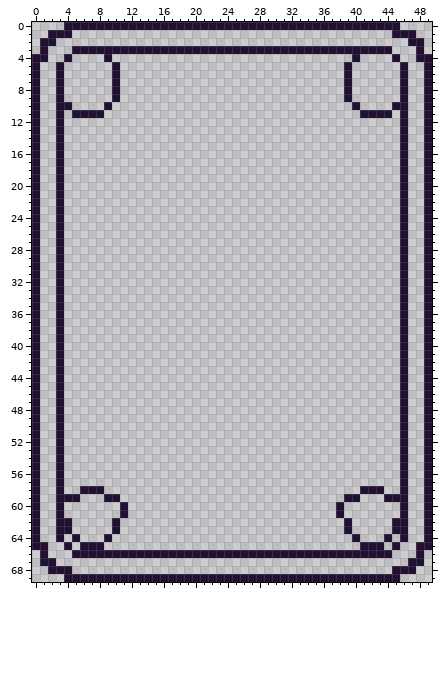
Two states of a pixel-art file, magic-card-game/assets/cards/textures/sprites/default_card.aseprite. Above, as it was before the edit.
50x70 pixels, 1 frame.
Now the later version:
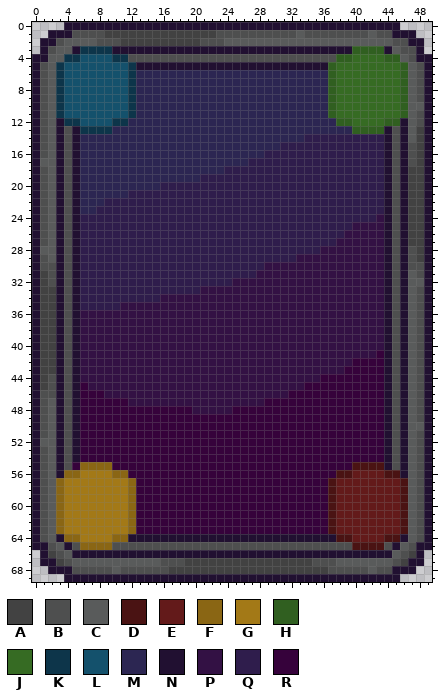
Palette (. is transparent): A #424242  B #4e4f4f  C #595b5b  D #4a1313  E #631a1a  F #8a6614  G #a37917  H #305f20  J #366b23  K #0d354a  L #14516c  M #2c2652  N #211031  P #331144  Q #2f1d4c  R #36023b
Edits made:
Changed rows in their new state; - is an unchanged pixel.
first column x 1:
 1 ----BBBBAAAAAAAAAAAAAABBBBBBBBBBCBBBBBBBBCBB----
 2 --BCCCCBBBAAAAAAAAAABBBCCCCCCCCCCCCCCCCCCCCCBB--
 3 -BCC-KKKK------------------------------HHHH-CBB-
 4 -CCKKLLLLKKBBBBBBBBBBBBBBBBBBBBBBBBBBHHJJJJHHCB-
 5 BCKLLLLLLLLKNNNNNNNNNNNNNNNNNNNNNNNNHJJJJJJJJHCB
 6 BCKLLLLLLLLKMMMMMMMMMMMMMMMMMMMMMMMMHJJJJJJJJHCB
 7 BCKLLLLLLLLKMMMMMMMMMMMMMMMMMMMMMMMMHJJJJJJJJHCB
 8 BCKLLLLLLLLKMMMMMMMMMMMMMMMMMMMMMMMMHJJJJJJJJHCB
 9 BCKLLLLLLLLKMMMMMMMMMMMMMMMMMMMMMMMMHJJJJJJJJHCB
10 BCKLLLLLLLLKMMMMMMMMMMMMMMMMMMMMMMMMHJJJJJJJJHCC
11 BCKLLLLLLLLKMMMMMMMMMMMMMMMMMMMMMMMMHJJJJJJJJHCB
12 BC-KKLLLLKKMMMMMMMMMMMMMMMMMMMMMMMMMMHHJJJJHH-CB
13 BC-BNKKKKMMMMMMMMMMMMMMMMMMMMMMMMMMMMMMHHHHNB-CA
14 BC-BNMMMMMMMMMMMMMMMMMMMMMMMMMMMMQQQQQQQQQQNB-CA
15 BC-BNMMMMMMMMMMMMMMMMMMMMMMMMMQQQQQQQQQQQQQNB-BA
16 BC-BNMMMMMMMMMMMMMMMMMMMMMMMQQQQQQQQQQQQQQQNB-BA
17 CC-BNMMMMMMMMMMMMMMMMMMMMMQQQQQQQQQQQQQQQQQNB-BA
18 BC-BNMMMMMMMMMMMMMMMMMMQQQQQQQQQQQQQQQQQQQQNB-AA
19 BC-BNMMMMMMMMMMMMMMMQQQQQQQQQQQQQQQQQQQQQQQNB-AA
20 BC-BNMMMMMMMMMMQQQQQQQQQQQQQQQQQQQQQQQQQQQQNB-AA
21 BC-BNMMMMMMQQQQQQQQQQQQQQQQQQQQQQQQQQQQQQQQNB-AA
22 BC-BNMMMQQQQQQQQQQQQQQQQQQQQQQQQQQQQQQQQQQQNB-AA
23 BC-BNMMQQQQQQQQQQQQQQQQQQQQQQQQQQQQQQQQQQQQNB-AA
24 BC-BNQQQQQQQQQQQQQQQQQQQQQQQQQQQQQQQQQQQQQPNB-AA
25 BC-BNQQQQQQQQQQQQQQQQQQQQQQQQQQQQQQQQQQPPPPNB-AA
26 BC-BNQQQQQQQQQQQQQQQQQQQQQQQQQQQQQQQQQPPPPPNB-AA
27 BC-BNQQQQQQQQQQQQQQQQQQQQQQQQQQQQQQQQPPPPPPNB-AA
28 CC-BNQQQQQQQQQQQQQQQQQQQQQQQQQQQQQQPPPPPPPPNB-BA
29 BC-BNQQQQQQQQQQQQQQQQQQQQQQQQQQQPPPPPPPPPPPNB-BA
30 BB-BNQQQQQQQQQQQQQQQQQQQQQQQPPPPPPPPPPPPPPPNB-BB
31 AB-BNQQQQQQQQQQQQQQQQQQQQQQPPPPPPPPPPPPPPPPNB-CB
32 AB-BNQQQQQQQQQQQQQQQQQQQPPPPPPPPPPPPPPPPPPPNB-CC
33 AA-BNQQQQQQQQQQQQQQQPPPPPPPPPPPPPPPPPPPPPPPNB-CB
34 AA-BNQQQQQQQQQQPPPPPPPPPPPPPPPPPPPPPPPPPPPPNB-CB
35 AA-BNQQQQQPPPPPPPPPPPPPPPPPPPPPPPPPPPPPPPPPNB-CB
36 AA-BNPPPPPPPPPPPPPPPPPPPPPPPPPPPPPPPPPPPPPPNB-CB
37 AA-BNPPPPPPPPPPPPPPPPPPPPPPPPPPPPPPPPPPPPPPNB-CB
38 AA-BNPPPPPPPPPPPPPPPPPPPPPPPPPPPPPPPPPPPPPPNB-CB
39 AA-BNPPPPPPPPPPPPPPPPPPPPPPPPPPPPPPPPPPPPPPNB-CB
40 AA-BNPPPPPPPPPPPPPPPPPPPPPPPPPPPPPPPPPPPPPPNB-CB
41 AA-BNPPPPPPPPPPPPPPPPPPPPPPPPPPPPPPPPPPPPPRNB-CB
42 AA-BNPPPPPPPPPPPPPPPPPPPPPPPPPPPPPPPPPPRRRRNB-CB
43 AA-BNPPPPPPPPPPPPPPPPPPPPPPPPPPPPPPPPPRRRRRNB-CB
44 AB-BNPPPPPPPPPPPPPPPPPPPPPPPPPPPPPPRRRRRRRRNB-CB
45 AB-BNRPPPPPPPPPPPPPPPPPPPPPPPPPPPRRRRRRRRRRNB-CB
46 BB-BNRRRPPPPPPPPPPPPPPPPPPPPPPPRRRRRRRRRRRRNB-CB
47 BC-BNRRRRRRPPPPPPPPPPPPPPPPPRRRRRRRRRRRRRRRNB-CB
48 BC-BNRRRRRRRRRRRRRRPPPPPRRRRRRRRRRRRRRRRRRRNB-CB
49 BC-BNRRRRRRRRRRRRRRRRRRRRRRRRRRRRRRRRRRRRRRNB-CB
50 BC-BNRRRRRRRRRRRRRRRRRRRRRRRRRRRRRRRRRRRRRRNB-CC
51 BC-BNRRRRRRRRRRRRRRRRRRRRRRRRRRRRRRRRRRRRRRNB-CB
52 CC-BNRRRRRRRRRRRRRRRRRRRRRRRRRRRRRRRRRRRRRRNB-CB
53 BC-BNRRRRRRRRRRRRRRRRRRRRRRRRRRRRRRRRRRRRRRNB-CB
54 BC-BNRRRRRRRRRRRRRRRRRRRRRRRRRRRRRRRRRRRRRRNB-CB
55 BC-BRFFFFRRRRRRRRRRRRRRRRRRRRRRRRRRRRRRDDDDNB-CB
56 BC-FFGGGGFFRRRRRRRRRRRRRRRRRRRRRRRRRRDDEEEEDD-CB
57 BCFGGGGGGGGFRRRRRRRRRRRRRRRRRRRRRRRRDEEEEEEEEDCB
58 BCFGGGGGGGGFRRRRRRRRRRRRRRRRRRRRRRRRDEEEEEEEEDCB
59 BCFGGGGGGGGFRRRRRRRRRRRRRRRRRRRRRRRRDEEEEEEEEDCB
60 BCFGGGGGGGGFRRRRRRRRRRRRRRRRRRRRRRRRDEEEEEEEEDCB
61 BCFGGGGGGGGFRRRRRRRRRRRRRRRRRRRRRRRRDEEEEEEEEDCB
62 BCFGGGGGGGGFRRRRRRRRRRRRRRRRRRRRRRRRDEEEEEEEEDCB
63 BCFGGGGGGGGFRRRRRRRRRRRRRRRRRRRRRRRRDEEEEEEEEDCB
64 BC-FFGGGGFFNNNNNNNNNNNNNNNNNNNNNNNNNNDDEEEEDD-CB
65 -BC-BFFFFBBBBBBBBBBBBBBBBBBBBBBBBBBBBBBDDDDB-CB-
66 -ABC----------------------------------------CBA-
67 --ABCCCCCCCCCCCBBBAAAAAAAAAAAAAAAABBBCCCCCCCBA--
68 ----BBBBBCBBBBBBAAAAAAAAAAAAAAAAAAAABBBBBCBB----
Changed places in both pictures, as pixel boxes (x1, y1, x2, y2):
changed: (40, 30, 424, 574)
